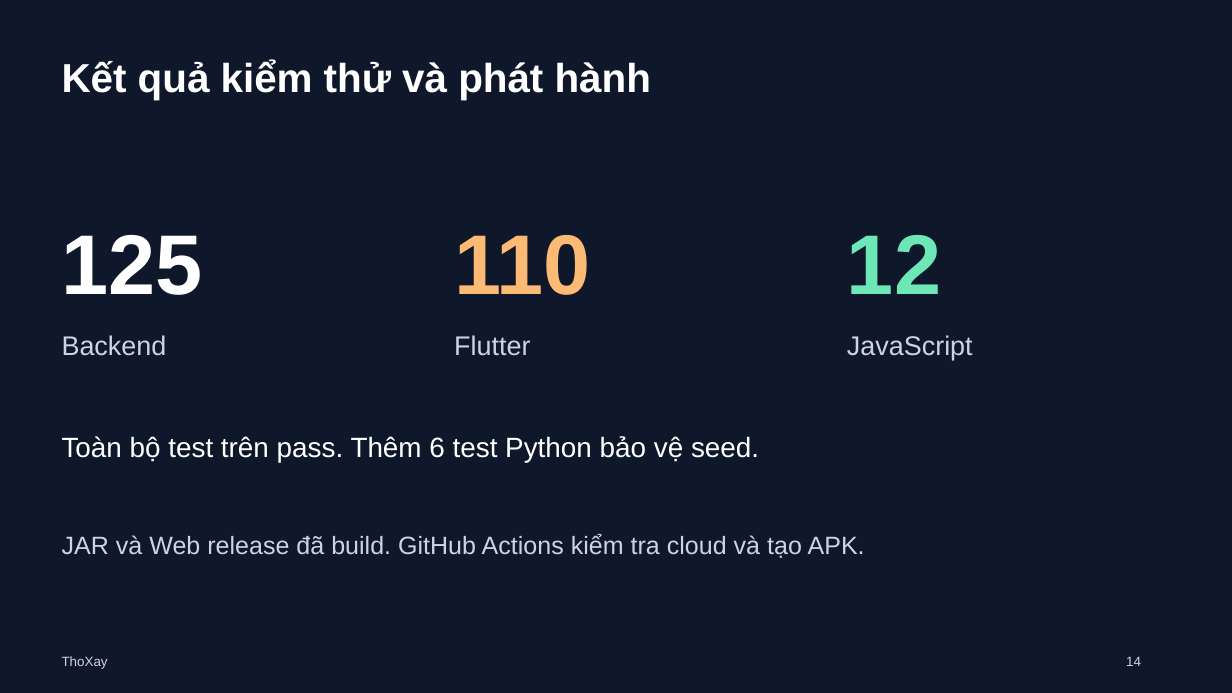
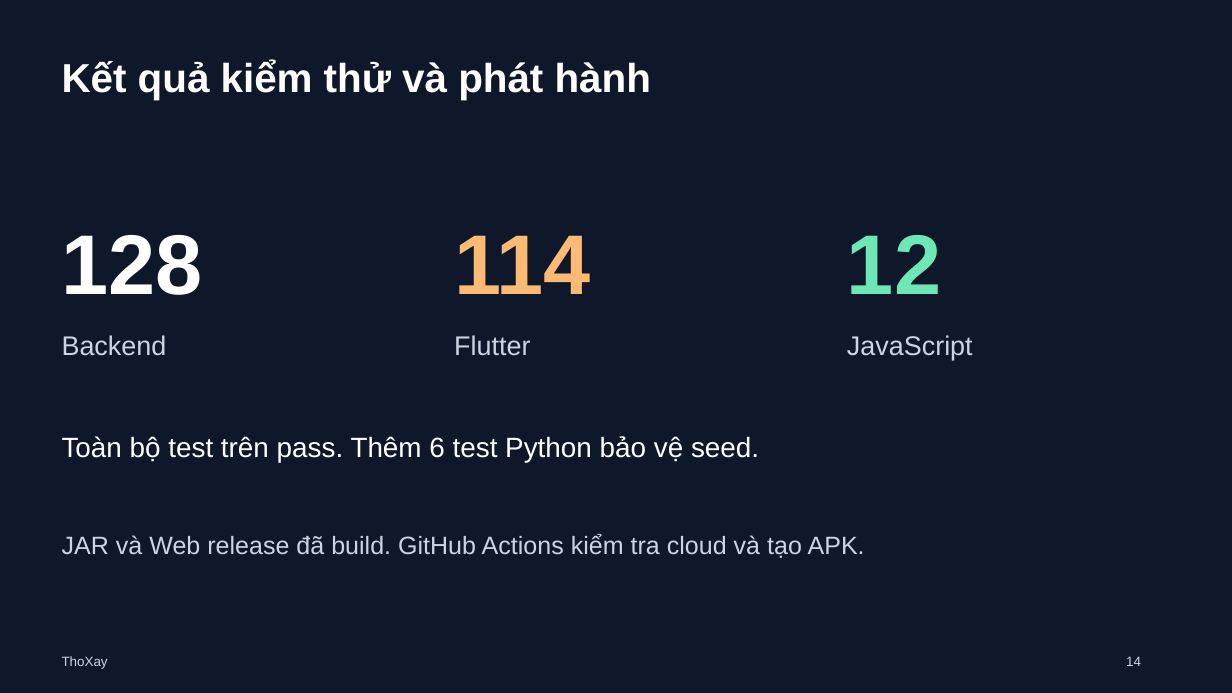
Before and after one commit to tranngocthiet2k6-ai/ThoXay, a slide deck: slide 14 of docs/SLIDE_BAO_VE_DO_AN.pptx. Drawn at 1232x693 pixels with LibreOffice and Linux fonts; fonts in the diff are those of the drawing. Boxes give left, top, right and bottom in pixels: in the first picture for what was removed or moved away, otherwise in the second. Text is boxed around its words. In the diff, an @@ line names an element or a change of style, - is before the commit and + after.

```diff
--- a/docs/SLIDE_BAO_VE_DO_AN.pptx
+++ b/docs/SLIDE_BAO_VE_DO_AN.pptx
@@ text at [62, 235, 203, 295]: text changed @@
-125
+128
@@ text at [454, 235, 591, 294]: text changed @@
-110
+114
```
Also in this commit, not shown: 2 other slides changed, 7 slides added, 7 slides removed, 27 other files.
